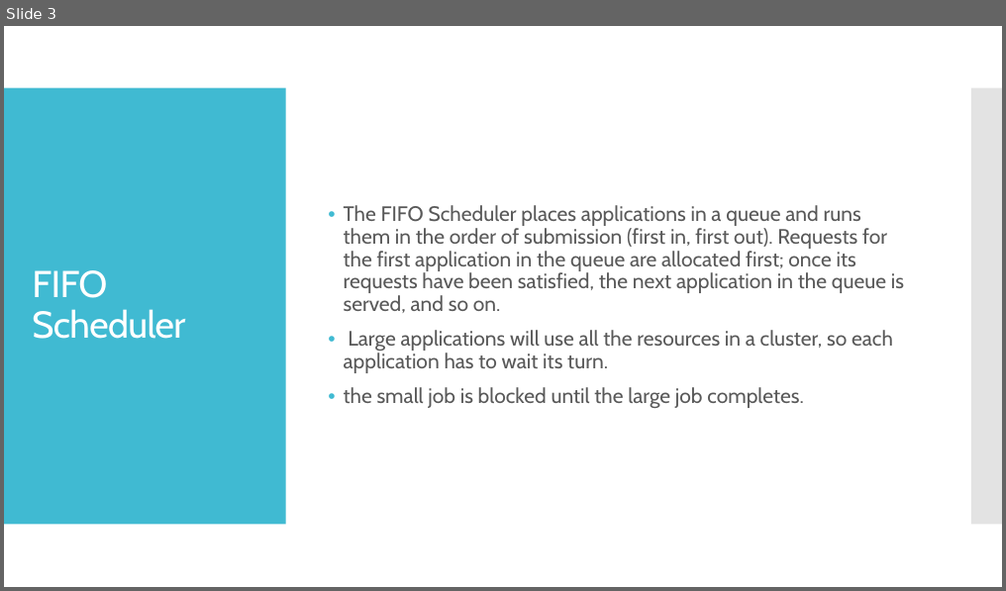
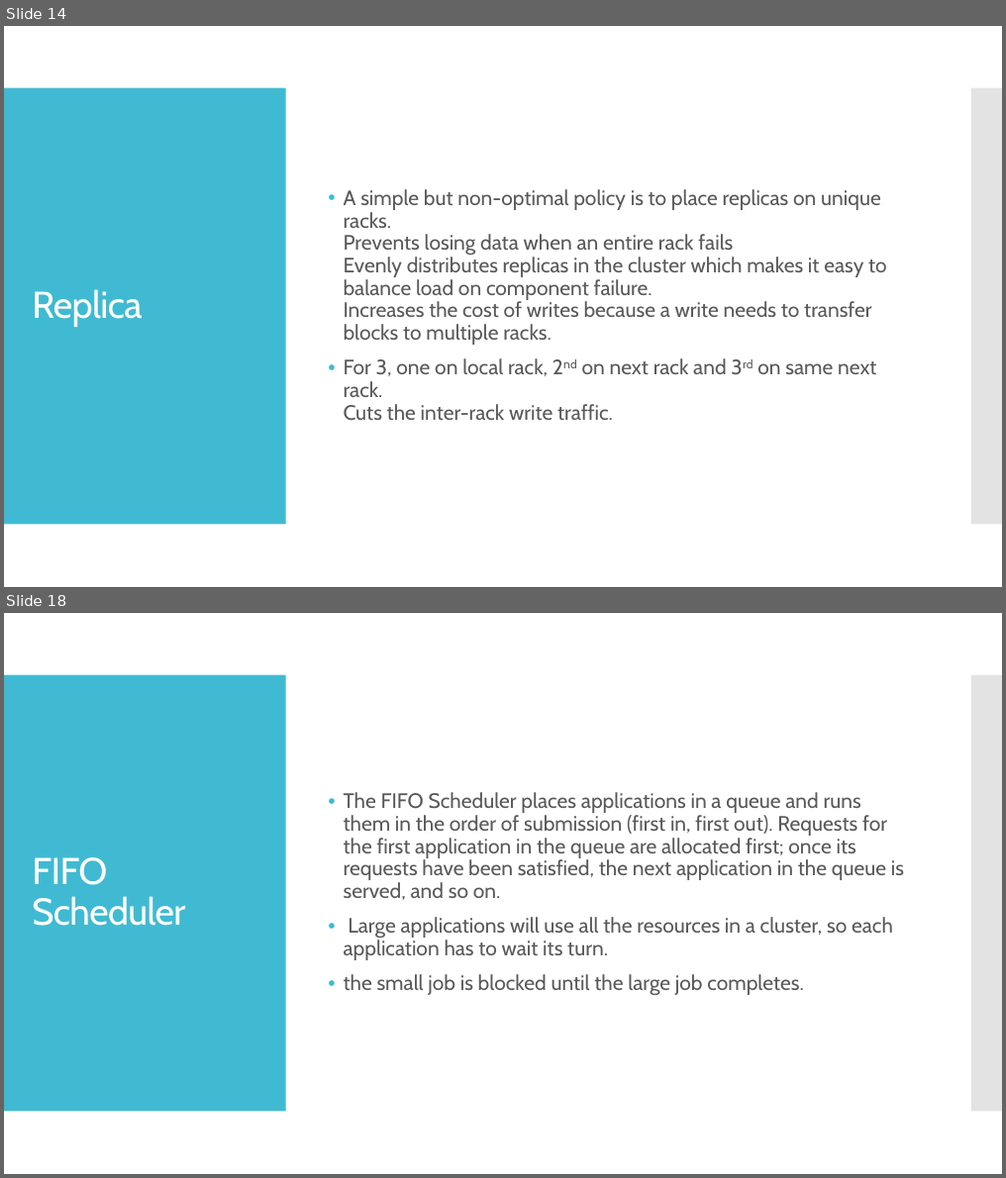
Before and after one commit to ketankk/BDppt, a slide deck: ppt/HADOOP.pptx. Shown one above the other, each under a label of ours: slide 3 before the commit, slides 14 and 18 after it; the slides between them are not shown. The pictures are 1006x591 and 1006x1178 pixels, drawn with LibreOffice and Linux fonts; fonts in the diff are those of the drawing. Boxes give left, top, right and bottom in pixels: in the first picture for what was removed or moved away, otherwise in the second. Text is boxed around its words. In the diff, an @@ line names an element or a change of style, - is before the commit and + after.

```diff
--- a/ppt/HADOOP.pptx
+++ b/ppt/HADOOP.pptx
@@ slide 14 added at (4,26,1002,587), background #FFFFFF; not listed: 2 template elements that a slide beside it also shows @@
@@ text added at (344,189,887,421), 20 pt, text #595959 @@
+• A simple but non-optimal policy is to place replicas on unique racks.
+  Prevents losing data when an entire rack fails
+  Evenly distributes replicas in the cluster which makes it easy to balance load on component failure.
+  Increases the cost of writes because a write needs to transfer blocks to multiple racks.
+• For 3, one on local rack, 2nd on next rack and 3rd on same next rack.
+  Cuts the inter-rack write traffic.
@@ title added at (32,289,142,327), 36 pt, text #FFFFFF @@
+Replica
@@ what was slide 3 is now slide 18 @@
```
Also in this commit, not shown: 2 slides changed, 16 other slides added, 11 other files.
